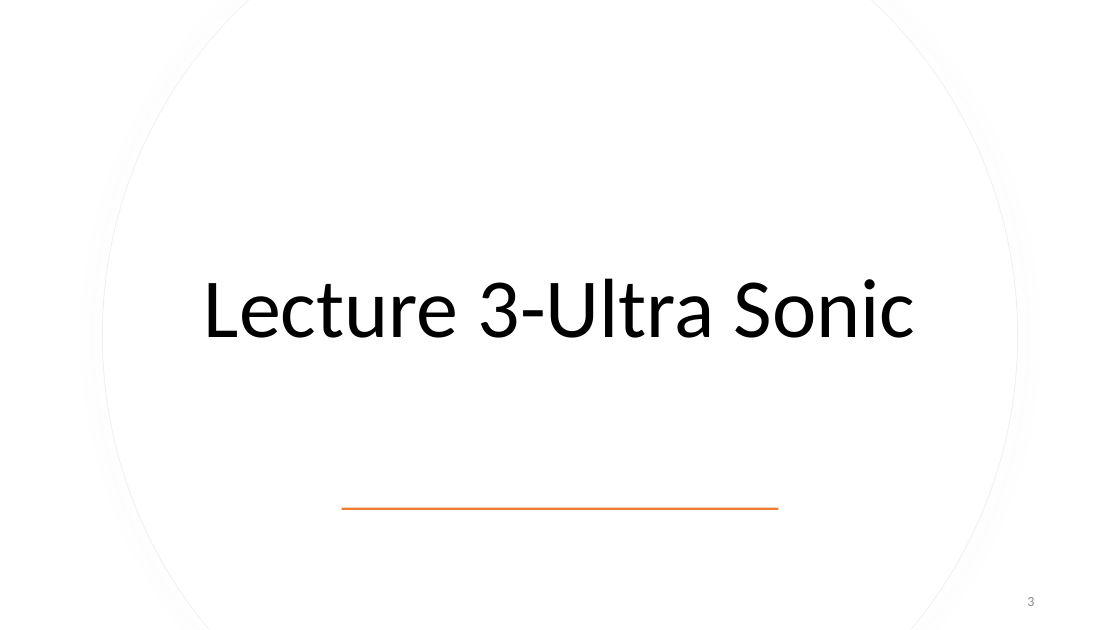
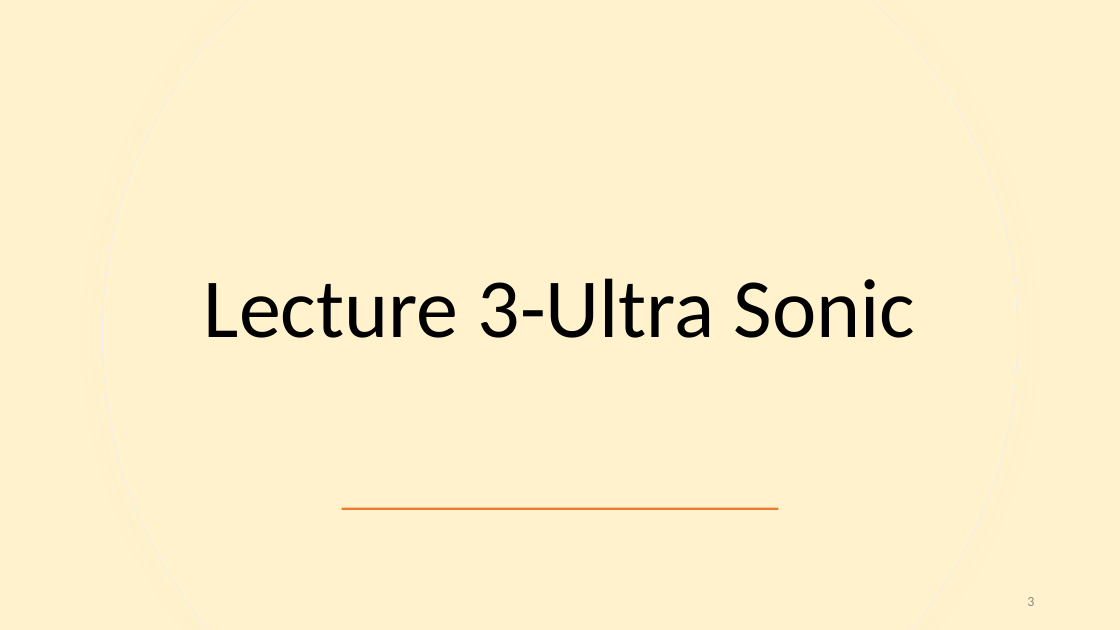
Before and after one commit to ParkerMactavish/Computer-Organization, a slide deck: slide 3 of ARC IoTDK Lab2.pptx. Drawn at 1120x630 pixels with LibreOffice and Linux fonts; fonts in the diff are those of the drawing. Boxes give left, top, right and bottom in pixels: in the first picture for what was removed or moved away, otherwise in the second. Text is boxed around its words. In the diff, an @@ line names an element or a change of style, - is before the commit and + after.

```diff
--- a/ARC IoTDK Lab2.pptx
+++ b/ARC IoTDK Lab2.pptx
@@ background #FFFFFF to #FFF2CC @@
@@ freeform shape at (103,0,1018,630): fill #FFFFFF to #FFF2CC @@
@@ freeform shape at (103,0,1017,630): fill #FFFFFF to #FFF2CC @@
```
Also in this commit, not shown: 28 other slides changed.
